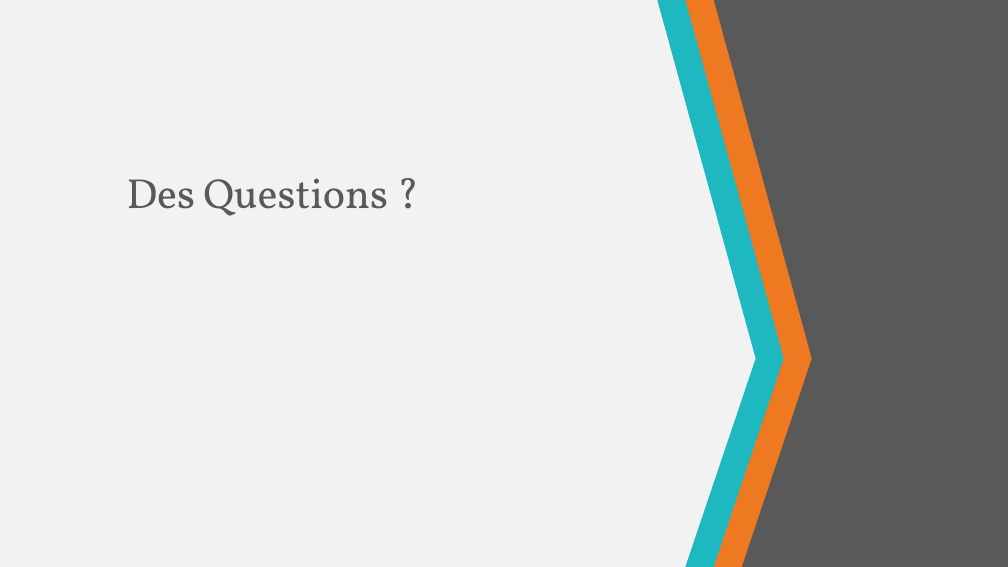
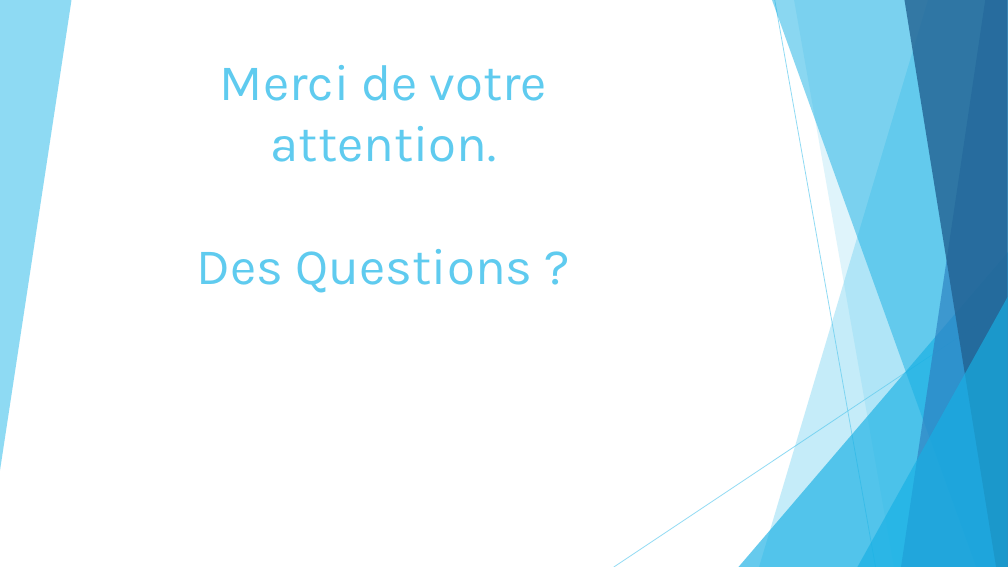
Before and after one commit to miyujach/Projet-Robot, a slide deck: slide 13 of Projet Robot.pptm. Drawn at 1008x567 pixels with LibreOffice and Linux fonts; fonts in the diff are those of the drawing. Boxes give left, top, right and bottom in pixels: in the first picture for what was removed or moved away, otherwise in the second. Text is boxed around its words. In the diff, an @@ line names an element or a change of style, - is before the commit and + after.

```diff
--- a/Projet Robot.pptm
+++ b/Projet Robot.pptm
@@ background #F2F2F2 to #FFFFFF @@
@@ freeform shape removed at [657,0,783,567] @@
@@ freeform shape removed at [674,0,812,567] @@
@@ freeform shape: place and size @@
-freeform shape at [697,0,1008,567]
+freeform shape at [759,0,1008,567]
@@ freeform shape at [759,0,1008,567]: fill #595959 to #5FCBEF at 36% opacity @@
@@ title at [197,65,547,293]: text changed; size 40 to 48.6 pt; font Vollkorn to Karla; text colour #595959 to #5FCBEF @@
-Des Questions ?
+Merci de votre attention.
+Des Questions ?
@@ group added at [0,0,1008,567]: 5 freeform shapes, 2 lines, 2 triangles @@
```
Also in this commit, not shown: 12 other slides changed.
